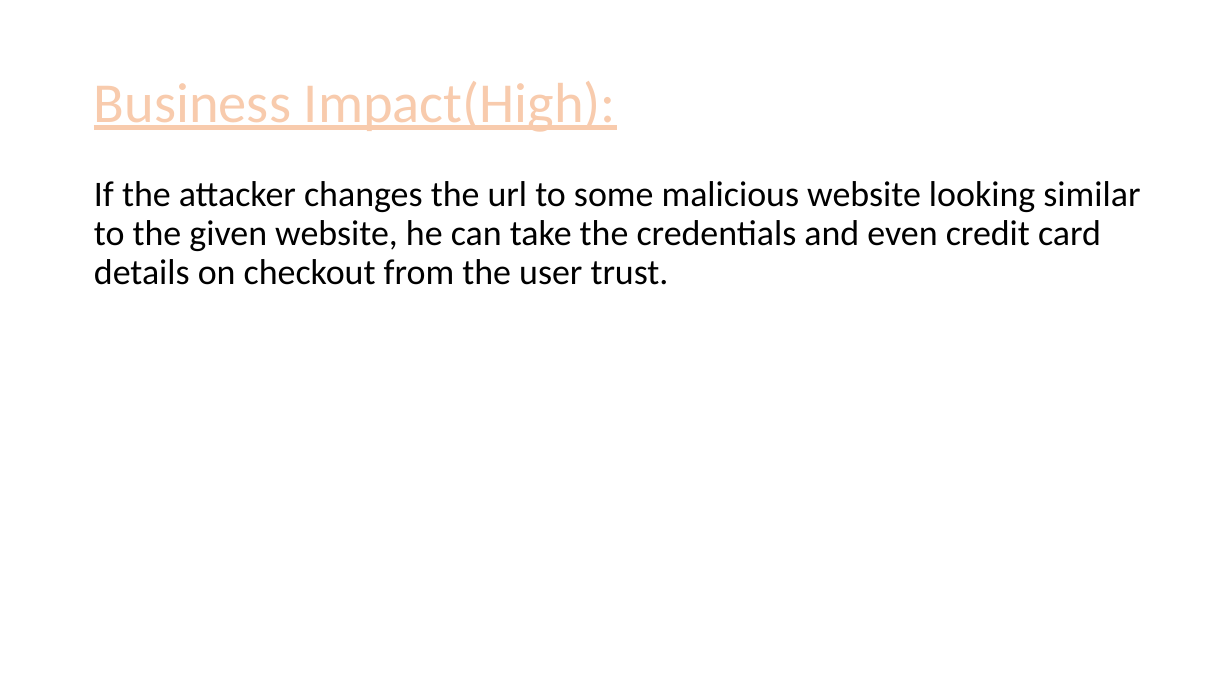
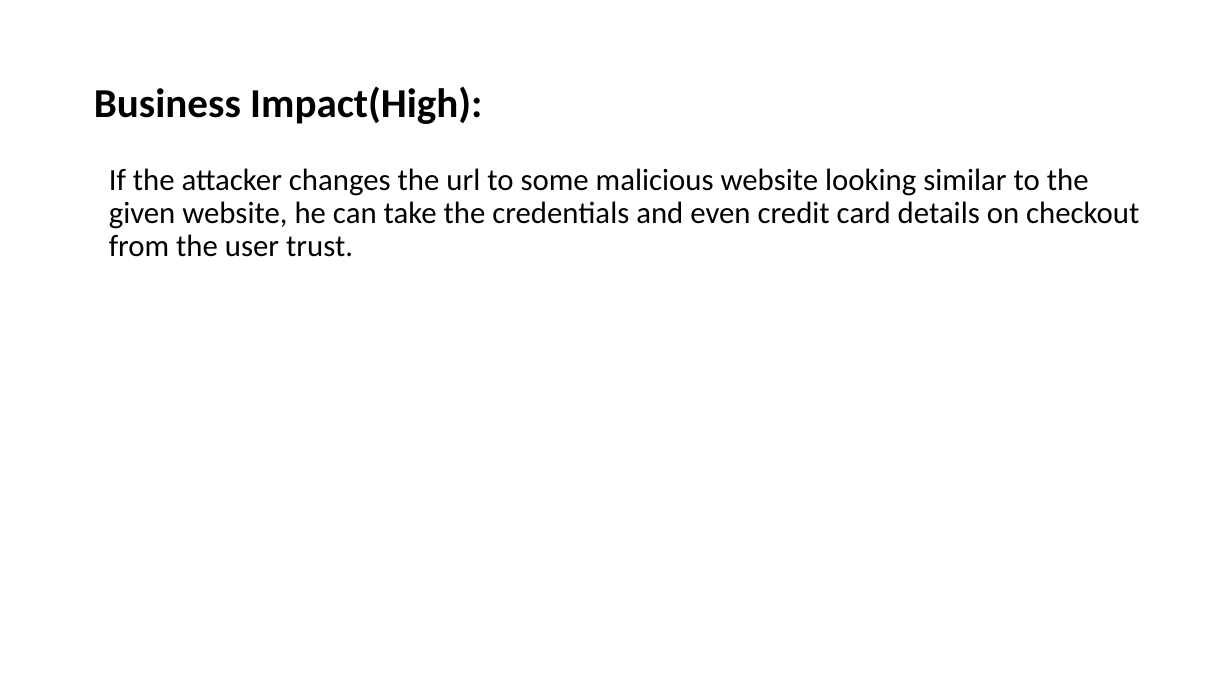
Before and after one commit to RocktimRajkumar/CEH-hack-a-thon, a slide deck: slide 68 of reports/Lifestyle Store/LifeStyle Store Application Reports.pptx. Drawn at 1232x693 pixels with LibreOffice and Linux fonts; fonts in the diff are those of the drawing. Boxes give left, top, right and bottom in pixels: in the first picture for what was removed or moved away, otherwise in the second. Text is boxed around its words. In the diff, an @@ line names an element or a change of style, - is before the commit and + after.

```diff
--- a/reports/Lifestyle Store/LifeStyle Store Application Reports.pptx
+++ b/reports/Lifestyle Store/LifeStyle Store Application Reports.pptx
@@ title "Business Impact(High):" at (x1=94, y1=87, x2=482, y2=124): size 44 to 32 pt, text colour #F8CBAD to #000000, letter outline #ED7D31 1.75 pt to none, bold on, underline off @@
@@ text "If the attacker changes the ..." moved from (x1=94, y1=181, x2=1140, y2=285) to (x1=109, y1=168, x2=1139, y2=257) @@
@@ text "If the attacker changes the ..." at (x1=109, y1=168, x2=1139, y2=257): size 28 to 24 pt @@
```
Also in this commit, not shown: 6 other slides changed.
